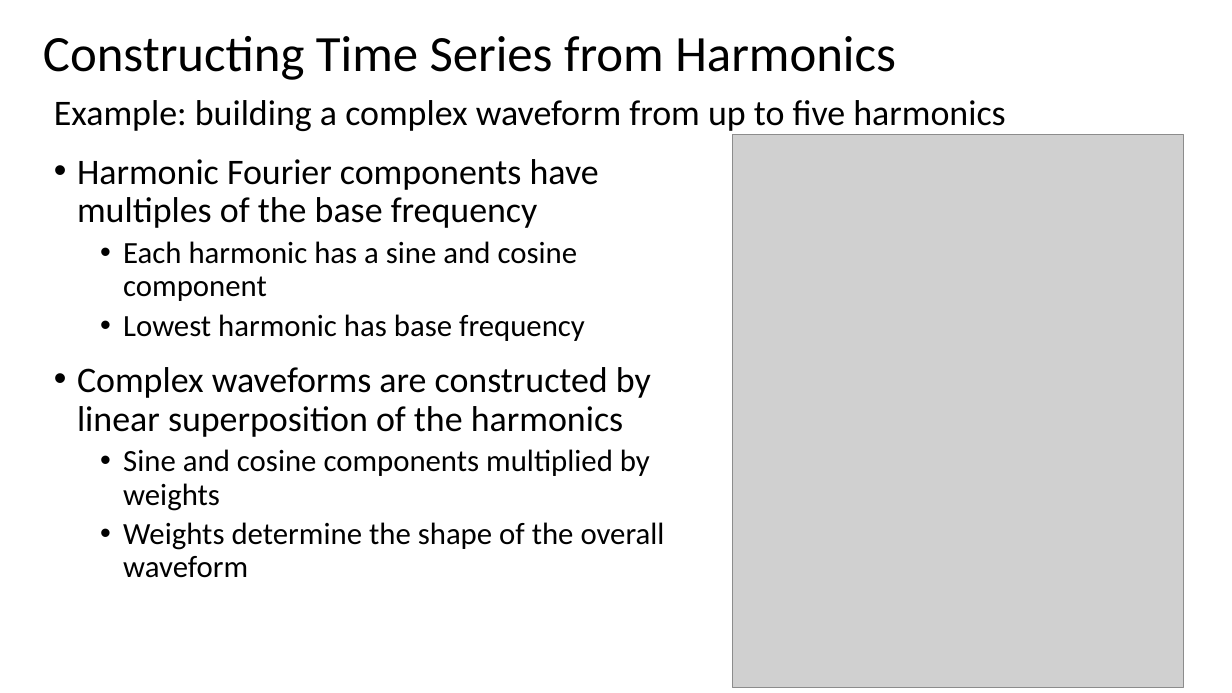
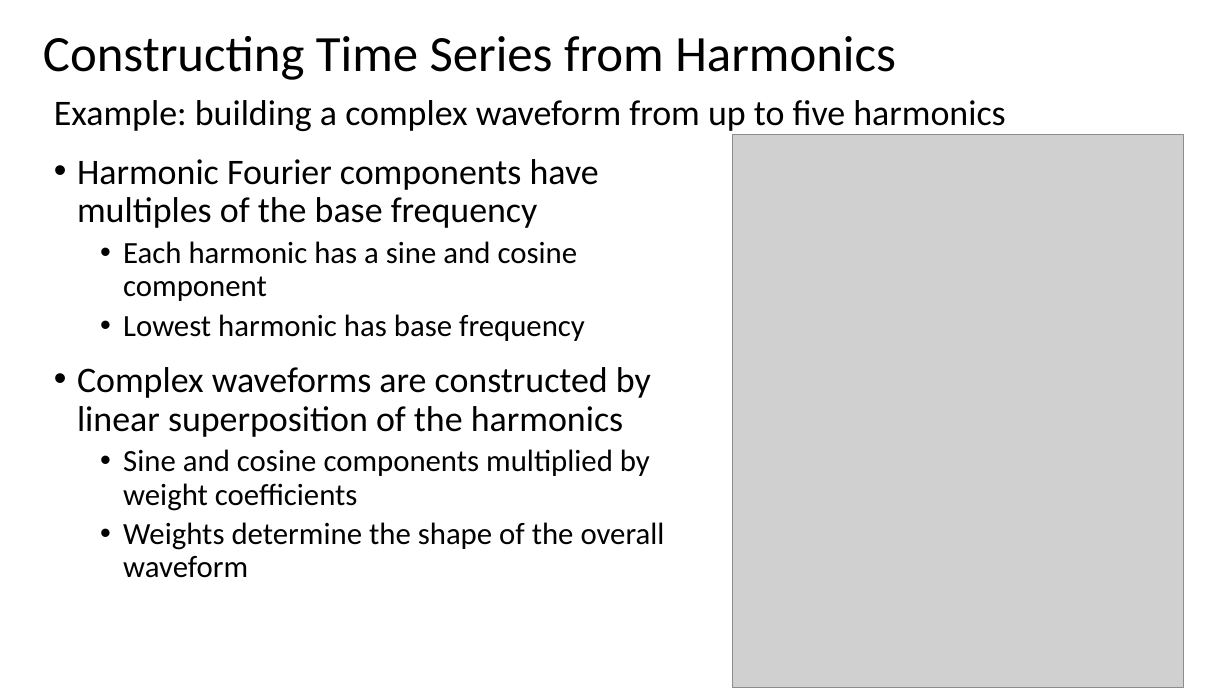
Before and after one commit to StephenElston/CSCI-E-83, a slide deck: slide 12 of LectureSlides/14_ComplexTimeSeries.pptx. Drawn at 1232x693 pixels with LibreOffice and Linux fonts; fonts in the diff are those of the drawing; grey boxes stand for pictures. Boxes give left, top, right and bottom in pixels: in the first picture for what was removed or moved away, otherwise in the second. Text is boxed around its words. In the diff, an @@ line names an element or a change of style, - is before the commit and + after.

```diff
--- a/LectureSlides/14_ComplexTimeSeries.pptx
+++ b/LectureSlides/14_ComplexTimeSeries.pptx
@@ text at [123,449,650,511]: text changed @@
-  • Sine and cosine components multiplied by weights
+  • Sine and cosine components multiplied by weight coefficients
```
Also in this commit, not shown: 6 other slides changed, 1 slide added, 1 slide removed.
